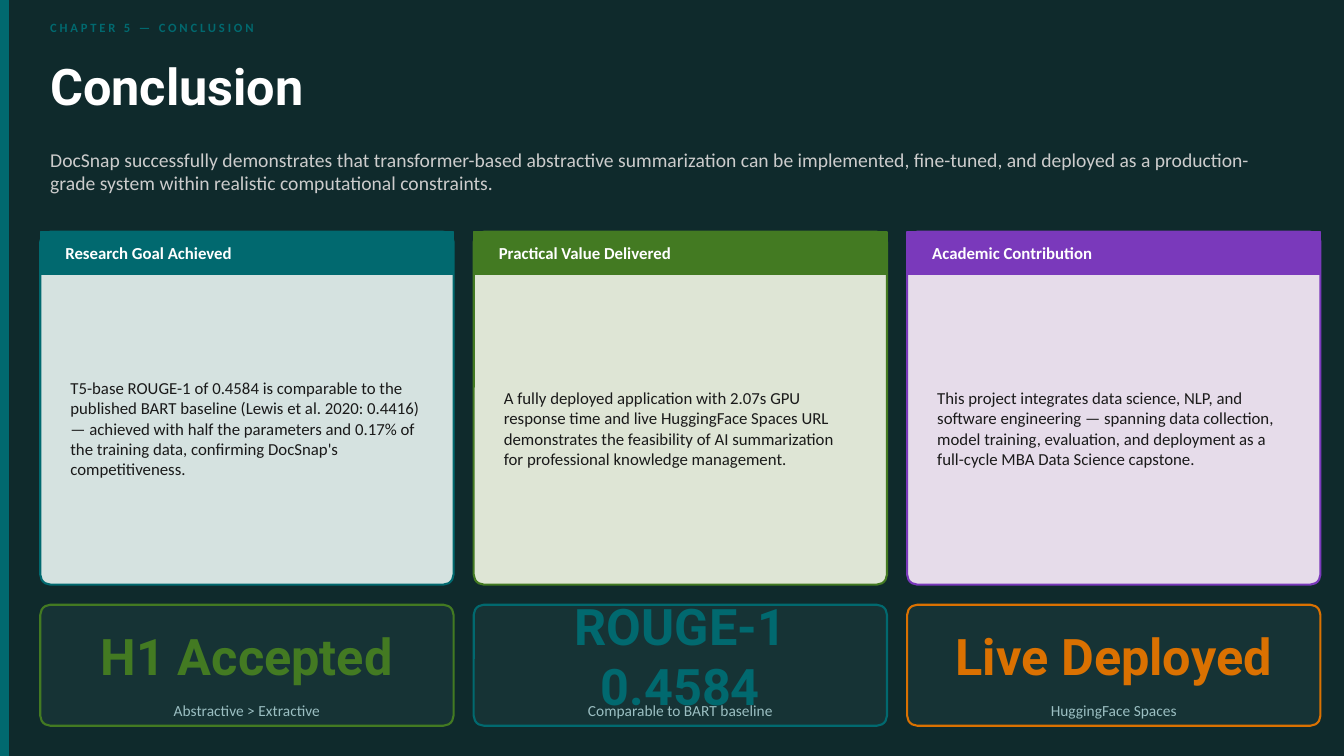
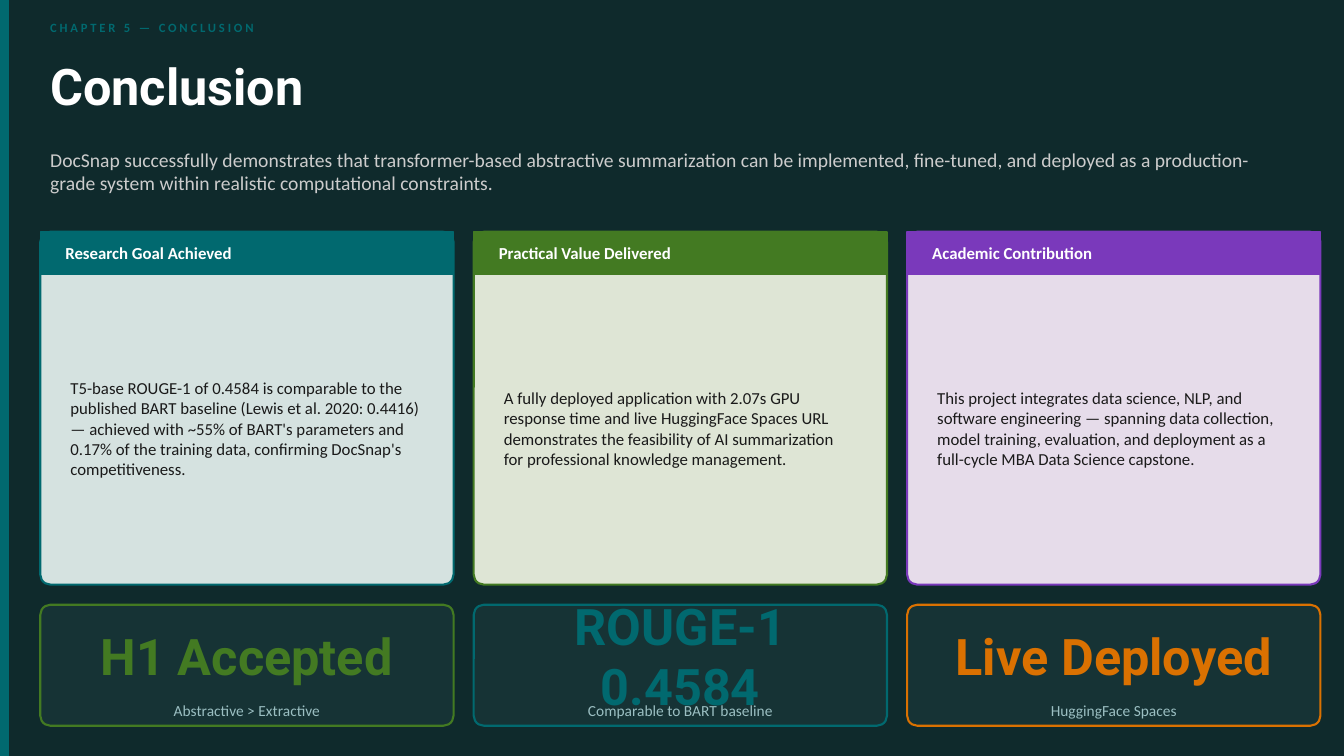
Before and after one commit to CNShivani7/DocSnap-Intelligent-Summarization, a slide deck: slide 19 of DocSnap_Presentation.pptx. Drawn at 1344x756 pixels with LibreOffice and Linux fonts; fonts in the diff are those of the drawing. Boxes give left, top, right and bottom in pixels: in the first picture for what was removed or moved away, otherwise in the second. Text is boxed around its words. In the diff, an @@ line names an element or a change of style, - is before the commit and + after.

Commit message:
Fix factual errors in PPT — all numbers now match real data
- 60.5% abstractive advantage → corrected to 67.9% (=(0.4584-0.2730)/0.2730)
- 68.1% improvement → unified to 67.9% across all slides
- 1,024-token ceiling → corrected to 512-token (verified against actual notebook code)
- 'half the parameters' → '~55% of BART parameters' (220M/400M=55%)
- HuggingFace Spaces now shows both warm (8-15s) and cold start (15-30s) latency
- All numbers now consistent and verified against actual project outputs

```diff
--- a/DocSnap_Presentation.pptx
+++ b/DocSnap_Presentation.pptx
@@ text at [70,382,419,478]: text changed @@
-T5-base ROUGE-1 of 0.4584 is comparable to the published BART baseline (Lewis et al. 2020: 0.4416) — achieved with half the parameters and 0.17% of the training data, confirming DocSnap's competitiveness.
+T5-base ROUGE-1 of 0.4584 is comparable to the published BART baseline (Lewis et al. 2020: 0.4416) — achieved with ~55% of BART's parameters and 0.17% of the training data, confirming DocSnap's competitiveness.
```
Also in this commit, not shown: 8 other slides changed.
